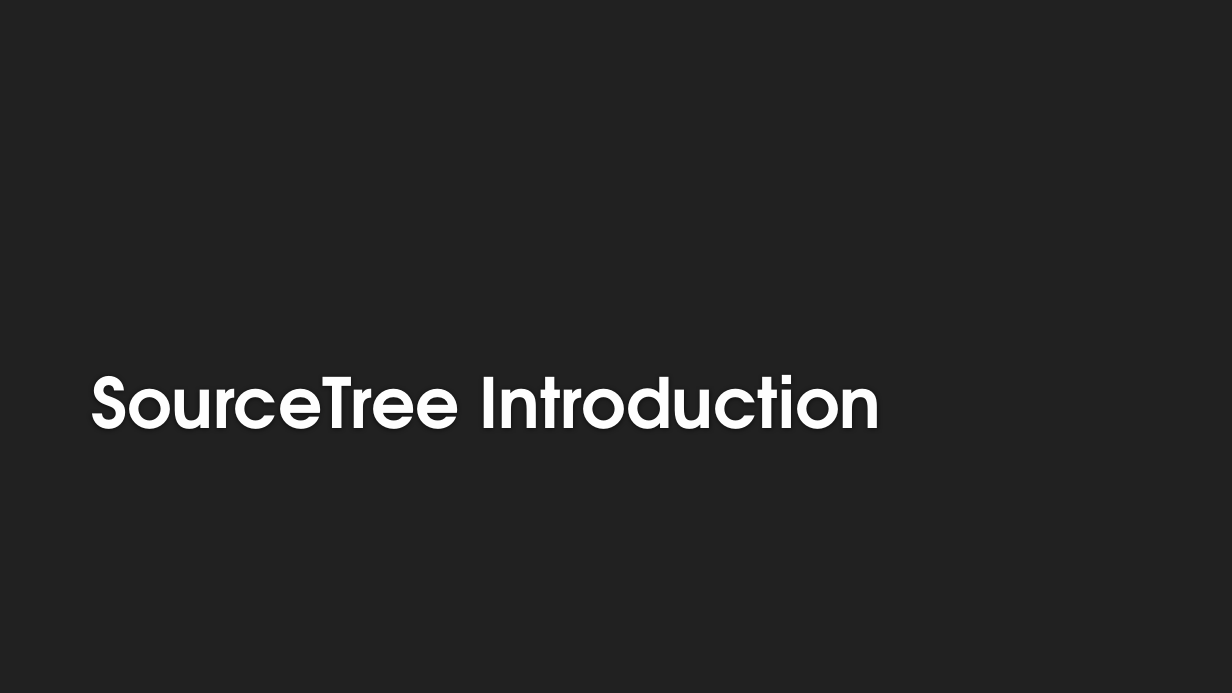
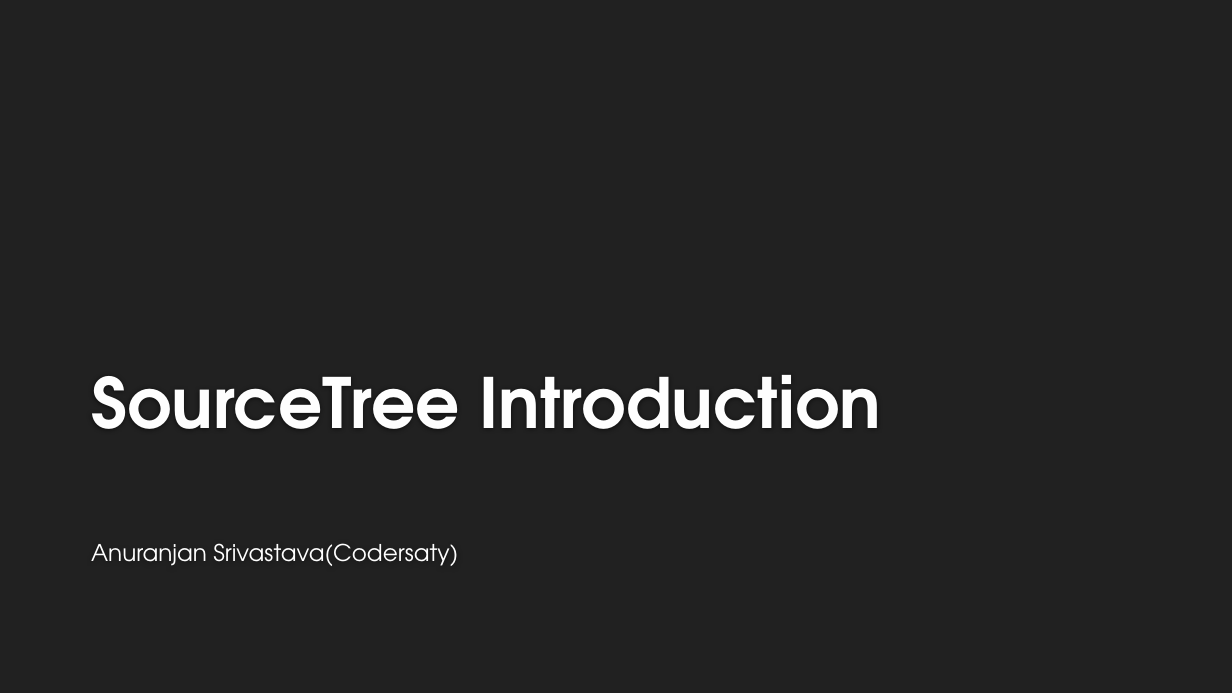
Before and after one commit to CoderSaty/GitTutorials, a slide deck: slide 1 of ppt/9.What+is+SourceTree.pptx. Drawn at 1232x693 pixels with LibreOffice and Linux fonts; fonts in the diff are those of the drawing; background and template pictures are left out. Boxes give left, top, right and bottom in pixels: in the first picture for what was removed or moved away, otherwise in the second. Text is boxed around its words. In the diff, an @@ line names an element or a change of style, - is before the commit and + after.

```diff
--- a/ppt/9.What+is+SourceTree.pptx
+++ b/ppt/9.What+is+SourceTree.pptx
@@ subtitle added at [91, 543, 458, 566], 18 pt, text #FFFFFF @@
+Anuranjan Srivastava(Codersaty)
```
Also in this commit, not shown: 2 other files.
